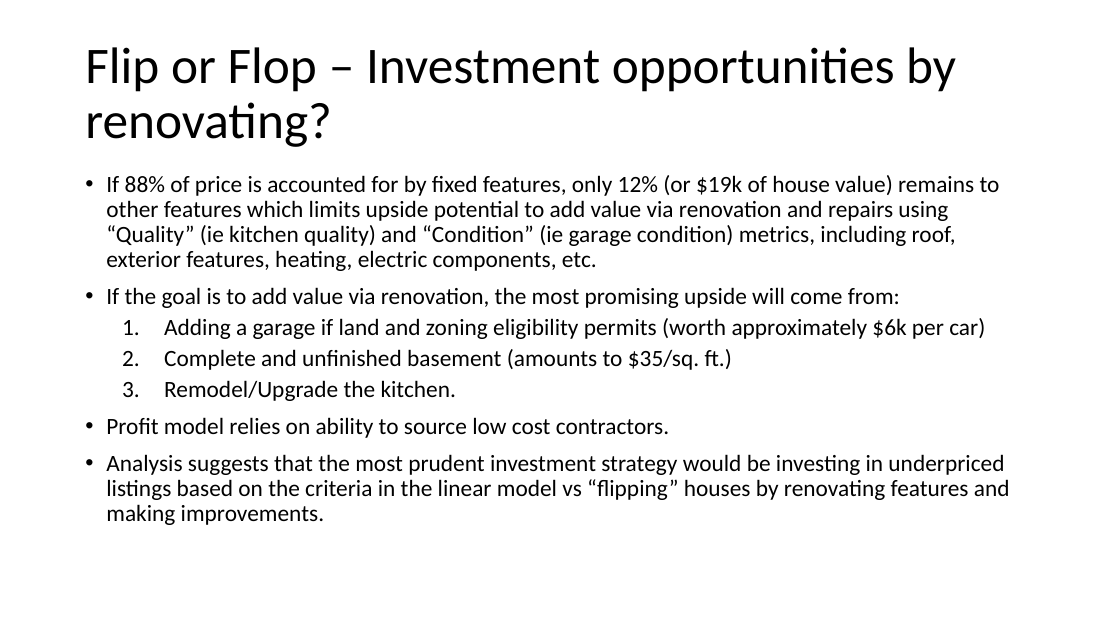
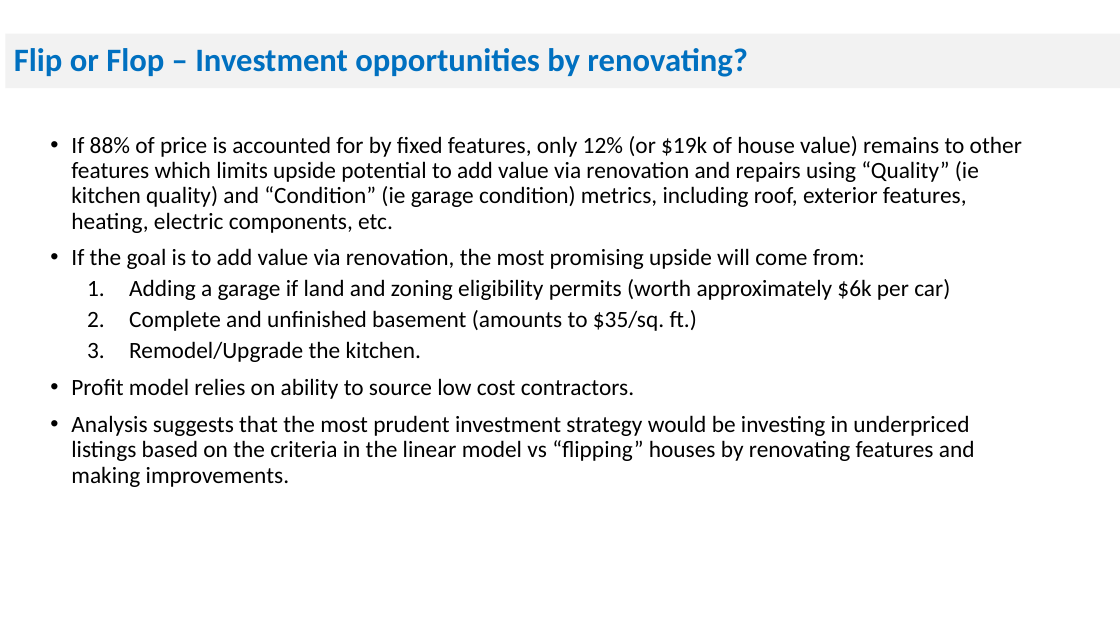
Before and after one commit to manasagodkhindi/AmesHousingPrediction, a slide deck: slide 35 of HousingPricesPresentations.pptx. Drawn at 1120x630 pixels with LibreOffice and Linux fonts; fonts in the diff are those of the drawing. Boxes give left, top, right and bottom in pixels: in the first picture for what was removed or moved away, otherwise in the second. Text is boxed around its words. In the diff, an @@ line names an element or a change of style, - is before the commit and + after.

```diff
--- a/HousingPricesPresentations.pptx
+++ b/HousingPricesPresentations.pptx
@@ title "Flip or Flop – Investment ...": place and size @@
-title "Flip or Flop – Investment ..." at box(85, 47, 956, 147)
+title "Flip or Flop – Investment ..." at box(6, 34, 1120, 88)
@@ title "Flip or Flop – Investment ..." at box(6, 34, 1120, 88): size 44 to 28 pt, text colour #000000 to #0070C0, bold on; fill none to #F2F2F2 @@
@@ text "If 88% of price is ..." rewrapped from box(106, 175, 1010, 525) to box(71, 136, 1022, 487) @@
```
Also in this commit, not shown: 19 other slides changed, 2 slides added, 2 slides removed.
